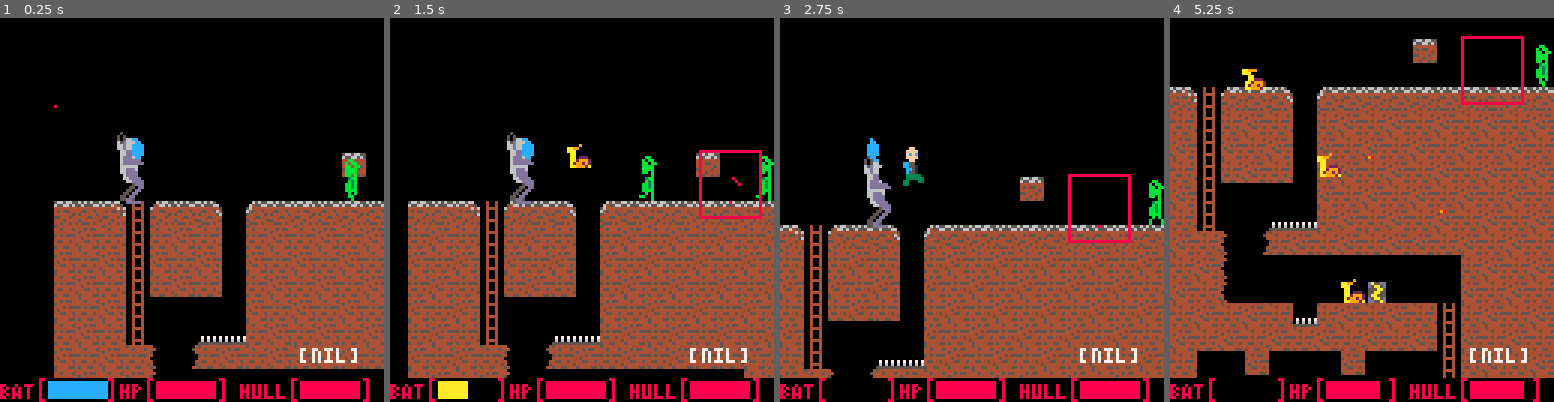
Above: before the commit, frames 1-4 (left to right).
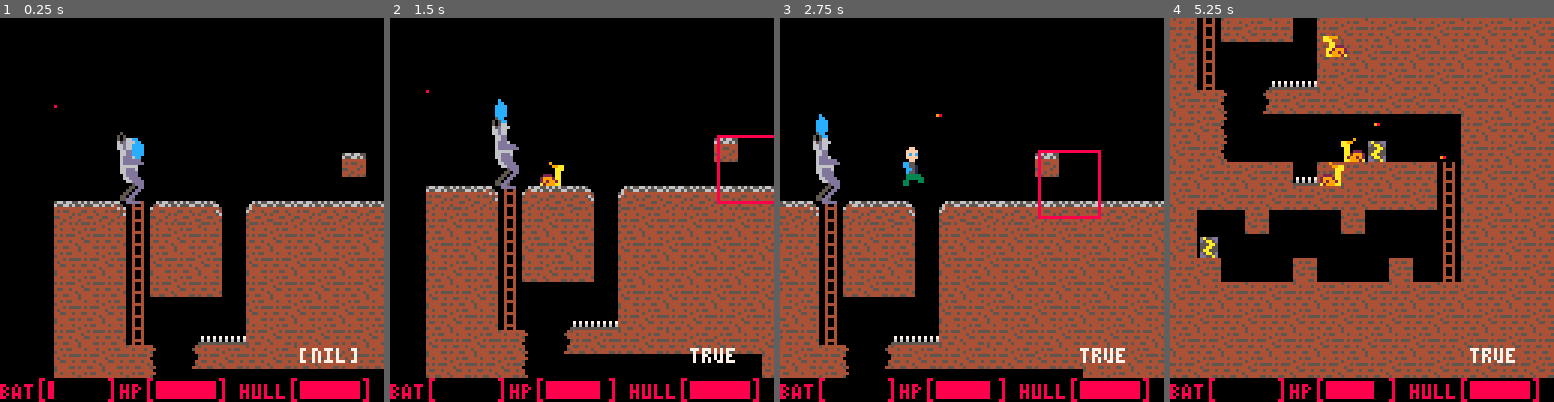
Above: after the commit, the same moments.

Repository: M2tias/LD39
Game: PICO-8 cartridge carts/mech.p8
Two runs of this game, one before a commit and one after it. Both use one fixed random seed, a clock stepped at 60 frames per second and the inputs below.
Inputs:
- Up to frame 1 (0.25 s): no input
- Up to frame 2 (1.5 s): tap X (X key) at 0.33, 1.07 s; tap O (Z key) at 0.7 s
- Up to frame 3 (2.75 s): hold Right 1.6-2.1 s; tap O (Z key) at 1.7, 2.1, 2.5 s; tap X (X key) at 1.85 s; hold Up 2.15-2.42 s; hold Right from 2.47 s (still down)
- Up to frame 4 (5.25 s): tap O (Z key) every 0.4 s from 2.9 to 4.9 s; tap X (X key) at 2.97, 4.08, 5.2 s; release Right at 3.03 s; hold Left 3.08-3.58 s; hold Down 3.63-3.97 s; hold Right 4.02-4.68 s; hold Up 4.73-5.03 s; hold Left from 5.08 s (still down)

The runs differ from the first frame. In frame 1, 1.0% of the frame differs, in the area x 12-94%, y 36-100%; in frame 2, 30%; in frame 3, 26%; in frame 4, 61%, in the area x 0-100%, y 0-100%.

Commit message:
Refactoring, collision detection on underground enemies

Diff:
--- a/carts/mech.p8
+++ b/carts/mech.p8
@@ -9,9 +9,6 @@
 - Animate shooting
 - Animate walking
 - Animate char's walking
-- Overground enemies walk when visible
-- Underground enemies need collision detection
-	+ They shouldn't drop from ledges either
 - Picking up batteries
 - Jumping into the mech
 - Levels
@@ -19,6 +16,13 @@
 	+ Battery should last if good strat is used
 
 - P A R T I C L E S
+
+DONE?
+----------------
+- Overground enemies walk when visible
+- Underground enemies need collision detection
+	+ They shouldn't drop from ledges either
+
 ]]--
 
 char = {}
@@ -45,7 +49,7 @@
 mech.y = 0
 mech.sprx = 20
 mech.spry = 11
-mech.battery = 10
+mech.battery = 1
 mech.hull = 10
 mech.inv_time = 2
 mech.inv_timer = 0
@@ -75,86 +79,13 @@
 	end
 	--mech.battery = mech.battery - 0.05
 	if(intro) then
-		create_ground_enemies()
+		--create_ground_enemies()
 		intro = false
 	else
 		mech_update(current_t)
 		char_update(current_t)
-
-		--bullet update
-		for bullet in all(bullets) do
-			--debug_text = bullet.dir
-			if(bullet.dir) then
-				bullet.x = bullet.x - 2
-			else
-				bullet.x = bullet.x + 2
-			end
-
-			-- delete bullets that are not visible
-			if(bullet.x < cam.x or bullet.x > (cam.x + 128)) then
-				del(bullets, bullet)
-			end
-		end
-
-		--enemy update
-		for enemy in all(enemies) do
-			-- move enemies if they are underground (always move) or visible
-			if(enemy.underground or (enemy.x > cam.x and enemy.x < cam.x+128 and enemy.y > cam.y and enemy.y < cam.y+128)) then
-				enemy.x = enemy.x - 0.5
-				if(enemy.underground) then
-					--TODO: detect collisions
-				end
-			end
-
-			-- char collision
-			-- todo: upper head doesn't seem to collide?
-			if(not char.inside) then
-				if(char.x+4 > enemy.x and char.x+4 < enemy.x+8) then
-					if((enemy.y > char.y and enemy.y < char.y+16) or (enemy.y + enemy.height > char.y and enemy.y + enemy.height < char.y+16)) then
-						char_take_damage()
-					end
-				end
-			end
-
-			-- mech collision
-			if(mech.sprx+4 > enemy.x and mech.sprx+4 < enemy.x+8) then
-				if((enemy.y > mech.spry and enemy.y < mech.spry+mech.height) or (enemy.y + enemy.height > mech.spry and enemy.y + enemy.height < mech.spry+mech.height)) then
-					mech_take_damage()
-				end
-			end
-
-
-			-- checking bullet collisions here
-			-- probably less bullets than enemies
-			for bullet in all(bullets) do
-				if(bullet.x+6 > enemy.x+2 and bullet.x+5 < (enemy.x+8)) then
-					if(bullet.y+1 > enemy.y and bullet.y+1 < enemy.y+8*enemy.height) then
-						del(enemies, enemy)
-						del(bullets, bullet)
-						sfx(2)
-					end
-				end
-			end
-
-			for rocket in all(rockets) do
-				if(rocket.explode) then
-					local rx = rocket.x + rocket.dx
-					local ry = rocket.y + rocket.dy
-					debug_r = {x1 = rx-10, y1 = ry-17, x2 = rx+10, y2 = ry+5}
-					if(rx-10 < enemy.x+4 and rx+10 > enemy.x+4) then
-						if(ry-17 < enemy.y+4 and ry+5 > enemy.y+4) then
-							del(enemies, enemy)
-						end
-					end
-				end
-			end
-		end
-
-		for rocket in all(rockets) do
-			if(rocket.explode) then
-				del(rockets, rocket)
-			end
-		end
+		other_update()
+		bullet_update()
 	end
 end
 
@@ -225,12 +156,125 @@
 	char.y = char.y + char.speed.y
 end
 
+function bullet_update()
+	--bullet update
+	for bullet in all(bullets) do
+		--debug_text = bullet.dir
+		if(bullet.dir) then
+			bullet.x = bullet.x - 2
+		else
+			bullet.x = bullet.x + 2
+		end
+
+		-- delete bullets that are not visible
+		if(bullet.x < cam.x or bullet.x > (cam.x + 128)) then
+			del(bullets, bullet)
+		end
+	end
+end
+
+function other_update()
+	--enemy update
+	for enemy in all(enemies) do
+		-- move enemies if they are underground (always move) or visible
+		if(enemy.underground or (enemy.x > cam.x and enemy.x < cam.x+128 and enemy.y > cam.y and enemy.y < cam.y+128)) then
+			debug_text = enemy.underground
+			if(enemy.underground) then
+				if(not enemy.dir) then
+					-- check for opposing wall
+					local lflag = get_flag(enemy.x-1, enemy.y+2, 0)
+
+					if(not lflag) then
+						enemy.x = enemy.x - 0.5
+					else
+						enemy.dir = true
+					end
+
+					-- check if there's ledge
+					lflag = get_flag(enemy.x-1, enemy.y+9, 0)
+
+					if(not lflag) then
+						enemy.dir = true
+					else
+						enemy.x = enemy.x - 0.5
+					end
+				else
+					local rflag = get_flag(enemy.x+6, enemy.y+2, 0)
+
+					if(not rflag) then
+						enemy.x = enemy.x + 0.5
+					else
+						enemy.dir = false
+					end
+
+					rflag = get_flag(enemy.x+6, enemy.y+9, 0)
+
+					if(not rflag) then
+						enemy.dir = false
+					else
+						enemy.x = enemy.x + 0.5
+					end
+				end
+				--TODO: detect collisions
+			else
+				enemy.x = enemy.x - 0.5
+			end
+		end
+
+		-- char collision
+		-- todo: upper head doesn't seem to collide?
+		if(not char.inside) then
+			if(char.x+4 > enemy.x and char.x+4 < enemy.x+8) then
+				if((enemy.y > char.y and enemy.y < char.y+16) or (enemy.y + enemy.height > char.y and enemy.y + enemy.height < char.y+16)) then
+					char_take_damage()
+				end
+			end
+		end
+
+		-- mech collision
+		if(mech.sprx+4 > enemy.x and mech.sprx+4 < enemy.x+8) then
+			if((enemy.y > mech.spry and enemy.y < mech.spry+mech.height) or (enemy.y + enemy.height > mech.spry and enemy.y + enemy.height < mech.spry+mech.height)) then
+				mech_take_damage()
+			end
+		end
+
+
+		-- checking bullet collisions here
+		-- probably less bullets than enemies
+		for bullet in all(bullets) do
+			if(bullet.x+6 > enemy.x+2 and bullet.x+5 < (enemy.x+8)) then
+				if(bullet.y+1 > enemy.y and bullet.y+1 < enemy.y+8*enemy.height) then
+					del(enemies, enemy)
+					del(bullets, bullet)
+					sfx(2)
+				end
+			end
+		end
+
+		for rocket in all(rockets) do
+			if(rocket.explode) then
+				local rx = rocket.x + rocket.dx
+				local ry = rocket.y + rocket.dy
+				debug_r = {x1 = rx-10, y1 = ry-17, x2 = rx+10, y2 = ry+5}
+				if(rx-10 < enemy.x+4 and rx+10 > enemy.x+4) then
+					if(ry-17 < enemy.y+4 and ry+5 > enemy.y+4) then
+						del(enemies, enemy)
+					end
+				end
+			end
+		end
+	end
+
+	for rocket in all(rockets) do
+		if(rocket.explode) then
+			del(rockets, rocket)
+		end
+	end
+end
+
 function char_gravity()
 	-- gravity doesn't work on ladders
-	local lx = char.x + 4
-	local ly = char.y + 15
-	local laddertile = mget(lx/8, ly/8)
-	local ladder = fget(laddertile, 1)
+	local ladder = get_flag(char.x+4, char.y+15, 1)
 	--debug_text = ladder
 	if(ladder) then
 		char.speed.y = 0
@@ -238,10 +282,7 @@
 	end
 
 	-- gravity
-	local x = char.x
-	local y = char.y
-	local tile = mget((x+4)/8, (flr(y)+16)/8)
-	local flag = fget(tile, 0)
+	local flag = get_flag(char.x+4, flr(char.y)+16, 0)
 	--debug_text = char.speed.y
 	if(flag and char.speed.y >= 0) then
 		char.speed.y = 0
@@ -253,11 +294,8 @@
 end
 
 function char_up()
-	local x = char.x + 4
-	local y = char.y + 15
-	--debug_p = {x = x, y = y}
-	local tile = mget(x/8, y/8)
-	local ladder = fget(tile, 1)
+	local ladder = get_flag(char.x+4, char.y+15, 1)
+
 	if(ladder) then
 		char.y = char.y - 1
 	elseif(not char.jump) then
@@ -268,12 +306,8 @@
 end
 
 function char_down()
-	local x = char.x + 4
-	local y = char.y + 15
-	--debug_p = {x = x, y = y}
-	local tile = mget(x/8, y/8)
-	local ladder = fget(tile, 1)
-	--debug_text = ladder
+	local ladder = get_flag(char.x+4, char.y+15, 1)
+
 	if(ladder) then
 		char.y = char.y + 1
 	else
@@ -283,12 +317,10 @@
 
 function char_walls()
 	local x = char.x
-	local y = char.y + 8 -- player's lower body
 	-- char x speed works as a direction
 	-- as it's always either -1 or 1
 	local dir = 4+char.speed.x*4
-	local tile = mget((x+dir)/8, (y)/8)
-	local flag = fget(tile, 0)
+	local flag = get_flag(x+dir, char.y+8, 0)
 
 	if(flag) then
 		char.speed.x = 0
@@ -296,10 +328,7 @@
 end
 
 function char_top()
-	local x = char.x+4
-	local y = char.y+4
-	local tile = mget(x/8, flr(y)/8)
-	local flag = fget(tile, 0)
+	local flag = get_flag(char.x+4, flr(char.y+4), 0)
 
 	if(flag and char.jump) then
 		char.speed.y = 1
@@ -307,10 +336,7 @@
 end
 
 function char_spikes()
-	local x = char.x+4
-	local y = char.y+14
-	local tile = mget(x/8, y/8)
-	local flag = fget(tile, 3)
+	local flag = get_flag(char.x+4, char.y+14, 3)
 
 	if(flag) then
 		char_take_damage()
@@ -379,7 +405,7 @@
 		rocket.explode = true
 		local rx = rocket.x + rocket.dx
 		local ry = rocket.y + rocket.dy
-		debug_p = {x = rx, y = ry}
+		--debug_p = {x = rx, y = ry}
 		return {x = 200, y = 200, dx = 200, dy = 200}
 	end
 
@@ -413,6 +439,12 @@
 	add(enemies, enemy)
 	local enemy = {x = 160, y = 16, dir = false, frame = 0, maxframes = 3, dir = false, height = 2, animated = true, sprite = 74, underground = false}
 	add(enemies, enemy)
+end
+
+function get_flag(x, y, flag)
+	local tile = mget(x/8, y/8)
+	local flag = fget(tile, flag)
+	return flag
 end
 
 function _draw()
Not shown, changed: config.txt
